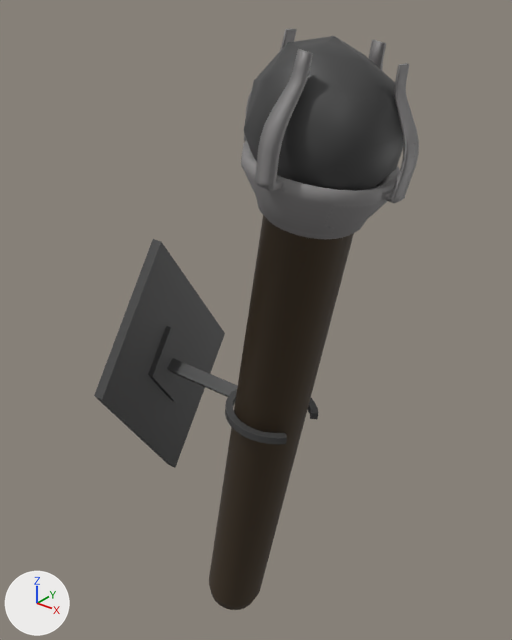
Before and after pictures for a commit that changed the FBX model Assets/Art/blender_import/torch.fbx.
Camera for both pictures: a 50 mm lens placed at (10.71, -9.98, 8.1), pointed at (2.42, 0.37, 1.68). Lighting does not change. The marker at lower left points along +X, +Y and +Z. The first picture is the older version. Where no turn or scale is listed for an object, it has been applied to the vertices. Vertices at exactly the same position are counted once.
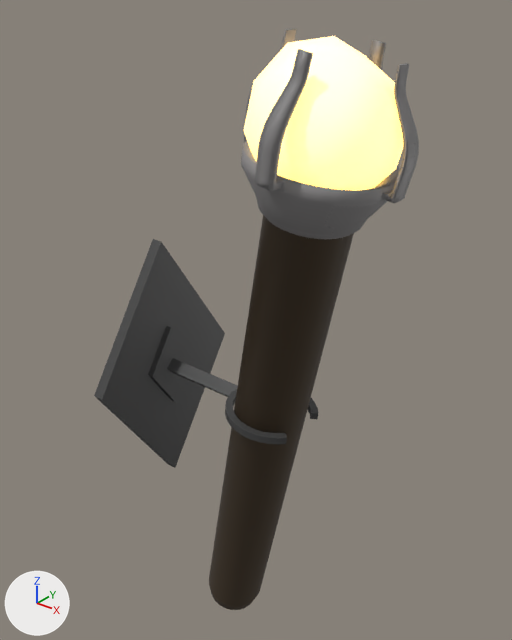
Location of each change, [x1, y1, x2, y2] in pixels of the pictures (512 x 640 px):
part 1 of me_cube, recoloured (lighter)
    both: [244, 36, 404, 191]

Edits to the bpy script that builds the scene:
```text
Add img_emission_torch_png:
    img_emission_torch_png = load_image('emission_torch.png', '../Materials/emission_torch.png', 2048, 2048, 'sRGB')
Add mat_material_001:
    mat_material_001 = bpy.data.materials.new('Material.001')
    mat_material_001.use_nodes = True; mat_material_001.node_tree.nodes.clear()
    _N = mat_material_001.node_tree.nodes; _L = mat_material_001.node_tree.links
    n0 = _N.new('ShaderNodeBsdfPrincipled'); n0.name = 'Principled BSDF'
    n0.inputs[28].default_value = 5.0  # 'Emission Strength'
    n1 = _N.new('ShaderNodeOutputMaterial'); n1.name = 'Material Output'
    n2 = _N.new('ShaderNodeTexImage'); n2.name = 'Image Texture'
    n2.image = img_emission_torch_png
    _L.new(n2.outputs[0], n0.inputs[27])  # 'Color' to 'Emission Color'
    _L.new(n0.outputs[0], n1.inputs[0])  # 'BSDF' to 'Surface'
Change me_cube:
    where me_cube.from_pydata(...)  # 810 vertices, 815 faces; spans x -0.13..5.81, y -1.99..1.99, z -6.24..7.33
    used by ob_cube; location = (0.0, 0.0, 0.0)
    me_cube part 1: 80 of the faces centred in x 2.91..5.5, y -1.17..1.07, z 4.68..7.17 switch from mat_material (picture img_torch_png) to mat_material_001
```
